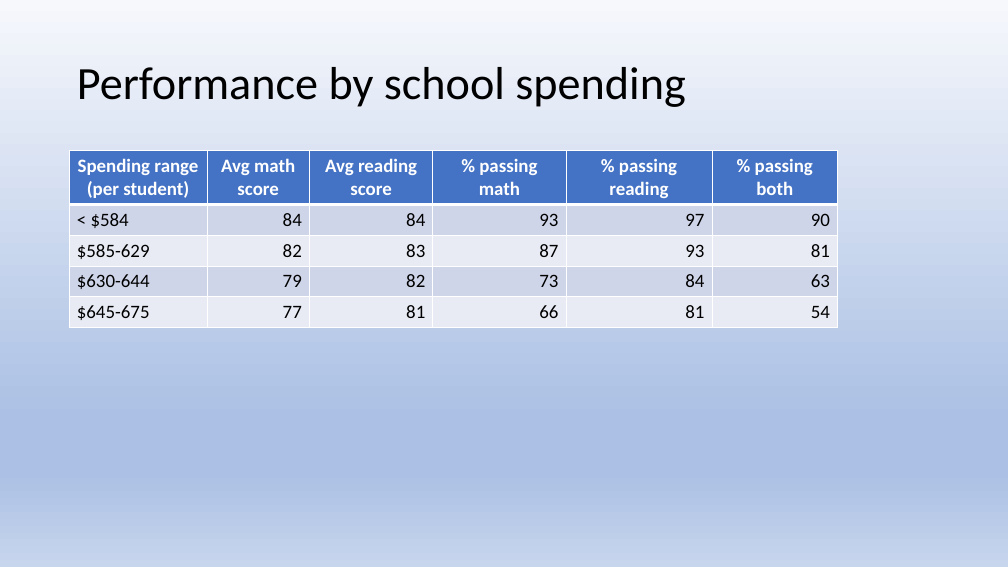
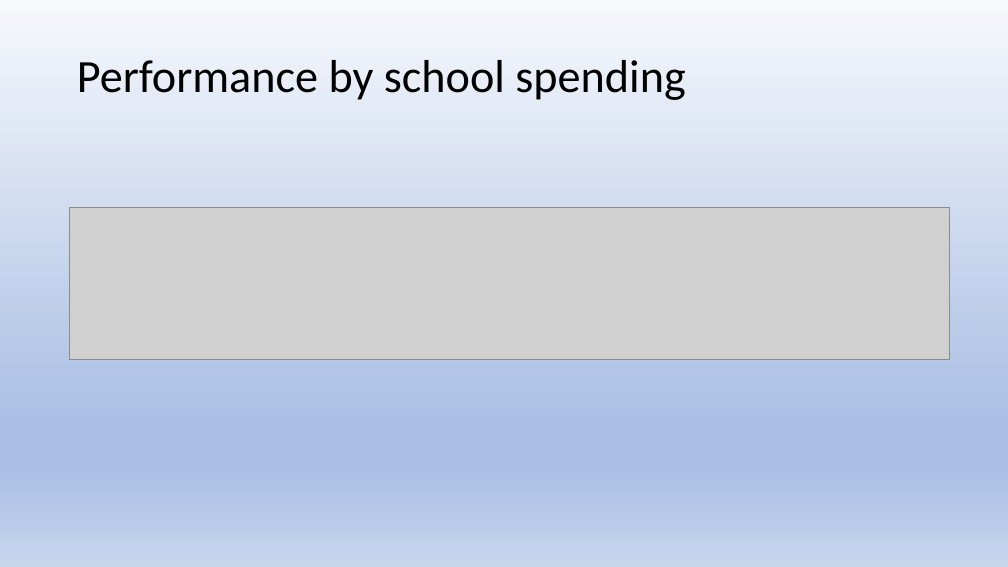
Before and after one commit to js816/tableau_school_district_analysis, a slide deck: slide 15 of School District Analysis.pptx. Drawn at 1008x567 pixels with LibreOffice and Linux fonts; fonts in the diff are those of the drawing; grey boxes stand for pictures. Boxes give left, top, right and bottom in pixels: in the first picture for what was removed or moved away, otherwise in the second. Text is boxed around its words. In the diff, an @@ line names an element or a change of style, - is before the commit and + after.

Commit message:
Adding updated presentation file

```diff
--- a/School District Analysis.pptx
+++ b/School District Analysis.pptx
@@ title "Performance by school spending": place and size @@
-title "Performance by school spending" at [77, 67, 685, 107]
+title "Performance by school spending" at [77, 60, 685, 100]
@@ table removed at [70, 151, 837, 327], 5 rows, 6 columns @@
-Spending range (per student) | Avg math score | Avg reading score | % passing math | % passing reading | % passing both
-< $584 | 84 | 84 | 93 | 97 | 90
-$585-629 | 82 | 83 | 87 | 93 | 81
-$630-644 | 79 | 82 | 73 | 84 | 63
-$645-675 | 77 | 81 | 66 | 81 | 54
@@ picture added at [70, 208, 951, 359] @@
```
Also in this commit, not shown: 12 other slides changed, 2 slides removed, 1 other file.
